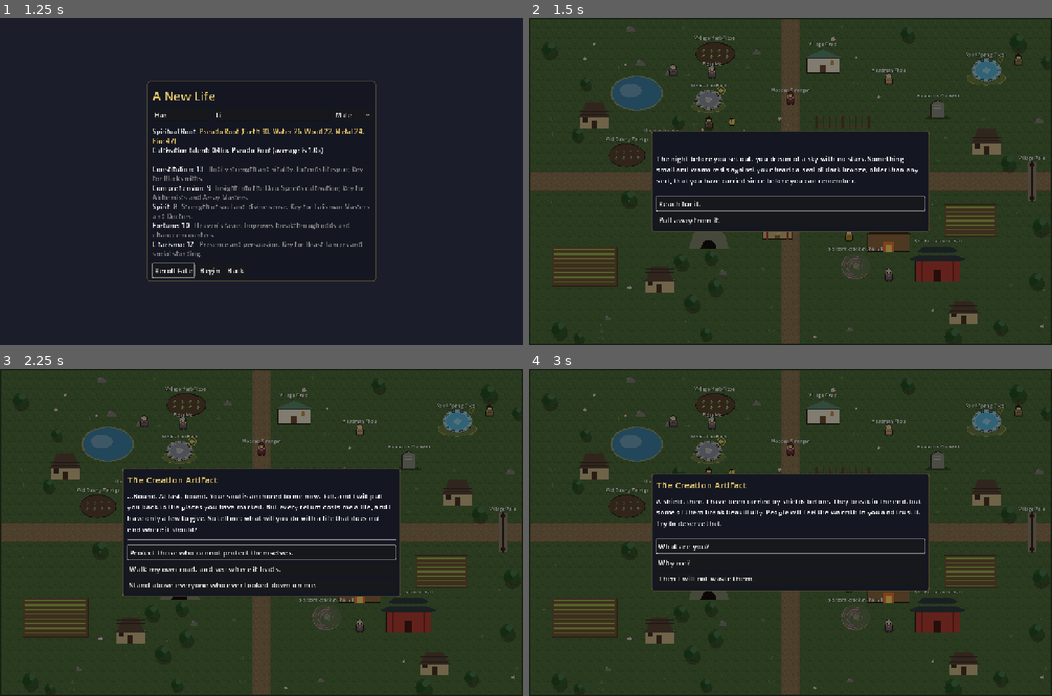
Above: before the commit, frames 1-4 (two rows, left to right).
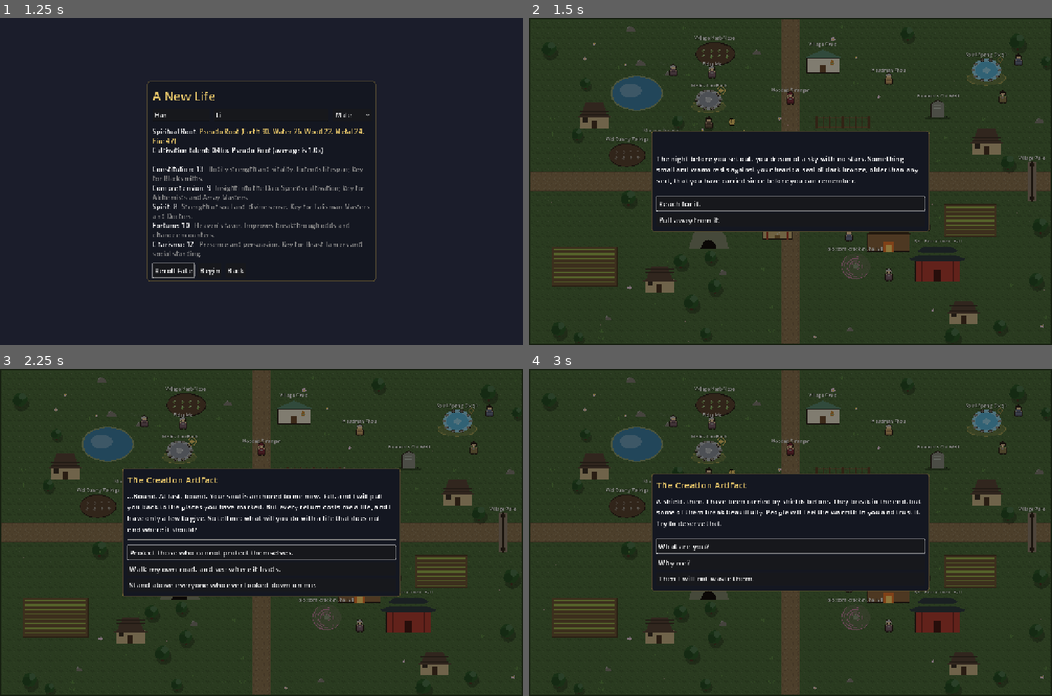
Above: after the commit, the same moments.

Repository: samridghimire/cultivation-game
Game: Godot game, scene res://src/ui/main_menu.tscn
The game is run twice, just before and just after one commit, with the same random seed, the same clock (stepped at 60 frames per second) and the same inputs.
Inputs:
- Up to frame 1 (1.25 s): click "New Game" at 0.5 s
- Up to frame 2 (1.5 s): click "Begin" at 1.25 s
- Up to frame 3 (2.25 s): click "Reach for it." at 2 s
- Up to frame 4 (3 s): click "Protect those who cannot prot…" at 2.75 s

Frame 1 is identical in both runs. In frame 2, less than 0.1% of the frame differs, in the area x 60-95%, y 12-68%; in frame 3, less than 0.1%; in frame 4, less than 0.1%.

Commit message:
[WORLD-004] Villagers shelter from the weather and stop sharing a spot
Rain/snow swap an outdoor haunt for a sheltered place of the region; Look text says so. haunt_positions spaces villagers at one place >= 28 px apart.

Co-Authored-By: Claude Sonnet 5.5 <noreply@anthropic.com>
Claude-Session: https://claude.ai/code/session_01L4vu8z1f3n8nCE7dfKrDRH

Diff:
--- a/src/core/systems/npcs.gd
+++ b/src/core/systems/npcs.gd
@@ -365,15 +365,40 @@
 const HAUNT_KEEP_OUT := 40.0
 const HAUNT_ADULT_PLACES: PackedStringArray = ["merchant", "workshop", "clinic", "gather", "meditation", "bounty_board"]
 const HAUNT_CHILD_PLACES: PackedStringArray = ["orphanage"]
+## Weather that sends villagers indoors, the places they leave, and where they go (WORLD-004).
+const HAUNT_STORMY: PackedStringArray = ["rain", "snow"]
+const HAUNT_OUTDOOR: PackedStringArray = ["gather", "field", "well", "pond", "stall", "landmark", "meditation", "explore", "travel", "bounty_board"]
+const HAUNT_SHELTER_PLACES: PackedStringArray = ["merchant", "workshop", "clinic", "sect_hall", "orphanage", "auction"]
+## Villagers at one place stand at least this far apart.
+const HAUNT_SPACING := 28.0
 
 
 ## Where `npc` stands on `day` (WORLD-001, pure): each villager keeps a daily round
 ## between 2-3 haunts of the region picked by hash(npc.id) (merchants, workshops,
 ## fields, the well; children the Family Home or the orphanage) and moves to the
 ## next one as days pass. Never inside a solid landmark or a place.
-static func haunt(npc: CharacterData, region: Dictionary, day: int, adult: bool = true) -> Vector2:
+static func haunt(npc: CharacterData, region: Dictionary, day: int, adult: bool = true, weather: String = "") -> Vector2:
+	return _haunt_at(npc, region, day, adult, weather, [])
+
+
+## Positions for `people` (all living in one region, any order) on `day`: like
+## `haunt`, but villagers sharing a place stand at least HAUNT_SPACING apart
+## (placed in id order, so the result is stable). Returns id -> Vector2 (WORLD-004).
+static func haunt_positions(people: Array[CharacterData], region: Dictionary, day: int, adult_age: int, weather: String = "") -> Dictionary:
+	var sorted := people.duplicate()
+	sorted.sort_custom(func(a: CharacterData, b: CharacterData) -> bool: return a.id.naturalnocasecmp_to(b.id) < 0)
+	var placed: Array[Vector2] = []
+	var out := {}
+	for c: CharacterData in sorted:
+		var pos := _haunt_at(c, region, day, c.age_years() >= adult_age, weather, placed)
+		placed.append(pos)
+		out[c.id] = pos
+	return out
+
+
+static func _haunt_at(npc: CharacterData, region: Dictionary, day: int, adult: bool, weather: String, placed: Array[Vector2]) -> Vector2:
 	var h := absi(hash(npc.id))
-	var place := haunt_place(npc, region, day, adult)
+	var place := haunt_place(npc, region, day, adult, weather)
 	if place.is_empty():
 		var spots: Array = region.get("npc_spots", [])
 		if spots.is_empty():
@@ -382,19 +407,31 @@
 	var rect := _rect_of(place)
 	var blocked := _haunt_blocked(region)
 	var centre := rect.get_center()
-	var radius := maxf(rect.size.x, rect.size.y) / 2.0 + HAUNT_STAND_OFF
-	var fallback := centre + Vector2(radius, 0)
-	for t in 24:
-		var angle := TAU * float((h / 3 + t * 5) % 24) / 24.0
-		var pos := centre + Vector2.from_angle(angle) * radius
-		if _haunt_clear(pos, blocked):
-			return pos
+	var base_radius := maxf(rect.size.x, rect.size.y) / 2.0 + HAUNT_STAND_OFF
+	var fallback := centre + Vector2(base_radius, 0)
+	# Ring around the place; if a neighbour crowds every point, try wider rings.
+	for ring in 4:
+		var radius := base_radius + HAUNT_SPACING * float(ring)
+		for t in 24:
+			var angle := TAU * float((h / 3 + t * 5) % 24) / 24.0
+			var pos := centre + Vector2.from_angle(angle) * radius
+			if _haunt_clear(pos, blocked) and _spaced(pos, placed):
+				return pos
 	return fallback
+
+
+static func _spaced(pos: Vector2, placed: Array[Vector2]) -> bool:
+	for p in placed:
+		if pos.distance_to(p) < HAUNT_SPACING:
+			return false
+	return true
 
 
 ## The place dict (a region place, landmark or family home, with a normalized
 ## `type`) the villager stands by today, {} when they fall back to `npc_spots` (WORLD-002).
-static func haunt_place(npc: CharacterData, region: Dictionary, day: int, adult: bool = true) -> Dictionary:
+## On a rain or snow day (`weather`) an outdoor pick is swapped for a sheltered
+## place of the region, if it has one (WORLD-004).
+static func haunt_place(npc: CharacterData, region: Dictionary, day: int, adult: bool = true, weather: String = "") -> Dictionary:
 	var h := absi(hash(npc.id))
 	var anchors := _haunt_anchors(region, adult)
 	if anchors.is_empty():
@@ -403,14 +440,28 @@
 	var picked: Array[Dictionary] = []
 	for k in n:
 		picked.append(anchors[(h / 7 + k * (1 + h % 3)) % anchors.size()])
-	return picked[posmod(day + h, n)]
+	var place := picked[posmod(day + h, n)]
+	if HAUNT_STORMY.has(weather) and HAUNT_OUTDOOR.has(String(place.get("type", ""))):
+		var shelters := _shelters(region)
+		if not shelters.is_empty():
+			return shelters[posmod(h / 5 + day, shelters.size())]
+	return place
+
+
+## Whether the villager is indoors today only because of the weather (WORLD-004).
+static func is_sheltering(npc: CharacterData, region: Dictionary, day: int, adult: bool, weather: String) -> bool:
+	return HAUNT_STORMY.has(weather) and haunt_place(npc, region, day, adult) != haunt_place(npc, region, day, adult, weather)
 
 
 ## What a villager is up to at `place` (from `haunt_place`), "" for no place.
-static func activity_line(_npc: CharacterData, place: Dictionary) -> String:
+static func activity_line(_npc: CharacterData, place: Dictionary, sheltering: String = "") -> String:
 	if place.is_empty():
 		return ""
 	var what := String(place.get("display_name", String(place.get("type", "place")).replace("_", " ")))
+	if sheltering == "rain":
+		return "sheltering from the rain at the %s" % what
+	if sheltering == "snow":
+		return "waiting out the snow at the %s" % what
 	match String(place.get("type", "")):
 		"merchant", "stall":
 			return "browsing the stalls at the %s" % what
@@ -427,6 +478,14 @@
 		"orphanage", "family_home":
 			return "playing near the %s" % what
 	return "about the %s" % what
+
+
+static func _shelters(region: Dictionary) -> Array[Dictionary]:
+	var out: Array[Dictionary] = []
+	for p: Dictionary in region.get("places", []):
+		if HAUNT_SHELTER_PLACES.has(String(p.get("type", ""))):
+			out.append(p)
+	return out
 
 
 static func _haunt_anchors(region: Dictionary, adult: bool) -> Array[Dictionary]:
--- a/src/world/interactables/npc.gd
+++ b/src/world/interactables/npc.gd
@@ -579,8 +579,10 @@
 func _activity_text(npc: CharacterData) -> String:
 	var region: Dictionary = GameState.data.regions.get(GameState.current_region, {})
 	var adult := npc.age_years() >= int(GameState.data.family.get("adult_age", 16))
-	var place := Npcs.haunt_place(npc, region, GameClock.total_days, adult)
-	return Npcs.activity_line(npc, place)
+	var weather := Weather.of(GameState.data, GameState.current_region, GameClock.total_days)
+	var place := Npcs.haunt_place(npc, region, GameClock.total_days, adult, weather)
+	var shelter := weather if Npcs.is_sheltering(npc, region, GameClock.total_days, adult, weather) else ""
+	return Npcs.activity_line(npc, place, shelter)
 
 
 func _look() -> void:
--- a/src/world/world.gd
+++ b/src/world/world.gd
@@ -353,6 +353,11 @@
 		spots = split[1]
 		spots.append_array(split[0])
 		people.append_array(family)
+	var neighbours: Array[CharacterData] = []
+	for c in people:
+		if not family.has(c):
+			neighbours.append(c)
+	var stands := Npcs.haunt_positions(neighbours, _region, GameClock.total_days, int(data.family.get("adult_age", 16)), Weather.of(data, GameState.current_region, GameClock.total_days))
 	for i in people.size():
 		var c := people[i]
 		var node: Interactable = NPC_SCRIPT.new()
@@ -361,7 +366,7 @@
 		node.display_name = "%s (%s)" % [c.name, Npcs.world_title(c, GameState.player, data)]
 		var adult := c.age_years() >= int(data.family.get("adult_age", 16))
 		# Neighbours keep a daily round (WORLD-001); the player's family keeps its spots.
-		node.position = spots[i] if family.has(c) else Npcs.haunt(c, _region, GameClock.total_days, adult)
+		node.position = spots[i] if family.has(c) else stands[c.id]
 		node.size = Vector2(28, 28) if adult else Vector2(20, 20)
 		node.color = GENDER_COLORS.get(c.gender, Color("e6bf99"))
 		add_child(node)
--- a/tests/unit/test_npc_placement.gd
+++ b/tests/unit/test_npc_placement.gd
@@ -143,3 +143,64 @@
 			if Npcs._rect_of(a).grow(Npcs.HAUNT_STAND_OFF + 80.0).has_point(pos):
 				near = true
 		assert_true(near, "child %d stays near the Family Home or orphanage" % i)
+
+
+func _outdoor_swapped(region: Dictionary, weather: String) -> int:
+	var swapped := 0
+	for i in 30:
+		var c := _villager("npc_%d" % i)
+		for day in 6:
+			var clear := Npcs.haunt_place(c, region, day)
+			var wet := Npcs.haunt_place(c, region, day, true, weather)
+			if clear != wet:
+				swapped += 1
+				assert_true(Npcs.HAUNT_OUTDOOR.has(String(clear["type"])), "only outdoor picks move")
+				assert_true(Npcs.HAUNT_SHELTER_PLACES.has(String(wet["type"])), "to a sheltered place")
+				assert_true(Npcs.is_sheltering(c, region, day, true, weather))
+			else:
+				assert_false(Npcs.is_sheltering(c, region, day, true, weather))
+	return swapped
+
+
+func test_rain_and_snow_send_villagers_indoors_clear_does_not() -> void:
+	var region: Dictionary = data().regions["qingshi_village"]
+	assert_gt(_outdoor_swapped(region, "rain"), 0)
+	assert_gt(_outdoor_swapped(region, "snow"), 0)
+	assert_eq(_outdoor_swapped(region, "clear"), 0)
+	assert_eq(_outdoor_swapped(region, "fog"), 0)
+
+
+func test_region_without_shelter_keeps_outdoor_pick() -> void:
+	var region: Dictionary = data().regions["misty_forest"]
+	assert_eq(_outdoor_swapped(region, "rain"), 0)
+
+
+func test_sheltered_pick_is_stable_for_the_day() -> void:
+	var region: Dictionary = data().regions["qingshi_village"]
+	var c := _villager("npc_3")
+	assert_eq(Npcs.haunt_place(c, region, 8, true, "rain"), Npcs.haunt_place(c, region, 8, true, "rain"))
+	assert_eq(Npcs.haunt(c, region, 8, true, "rain"), Npcs.haunt(c, region, 8, true, "rain"))
+
+
+func test_activity_line_sheltering_variants() -> void:
+	var c := _villager("npc_x")
+	var place := {"type": "workshop", "display_name": "Village Workshop"}
+	assert_eq(Npcs.activity_line(c, place, "rain"), "sheltering from the rain at the Village Workshop")
+	assert_eq(Npcs.activity_line(c, place, "snow"), "waiting out the snow at the Village Workshop")
+	assert_eq(Npcs.activity_line(c, place), "lending a hand at the Village Workshop")
+
+
+func test_villagers_at_one_place_stand_apart() -> void:
+	var region: Dictionary = data().regions["qingshi_village"]
+	var people: Array[CharacterData] = []
+	for i in 25:
+		people.append(_villager("npc_%d" % i))
+	for weather in ["", "rain"]:
+		for day in 4:
+			var stands := Npcs.haunt_positions(people, region, day, 16, weather)
+			assert_eq(stands.size(), people.size())
+			assert_eq(stands, Npcs.haunt_positions(people, region, day, 16, weather), "deterministic")
+			for a in people:
+				for b in people:
+					if a.id < b.id and Npcs.haunt_place(a, region, day, true, weather) == Npcs.haunt_place(b, region, day, true, weather):
+						assert_true((stands[a.id] as Vector2).distance_to(stands[b.id]) >= Npcs.HAUNT_SPACING - 0.01, "%s/%s day %d" % [a.id, b.id, day])
